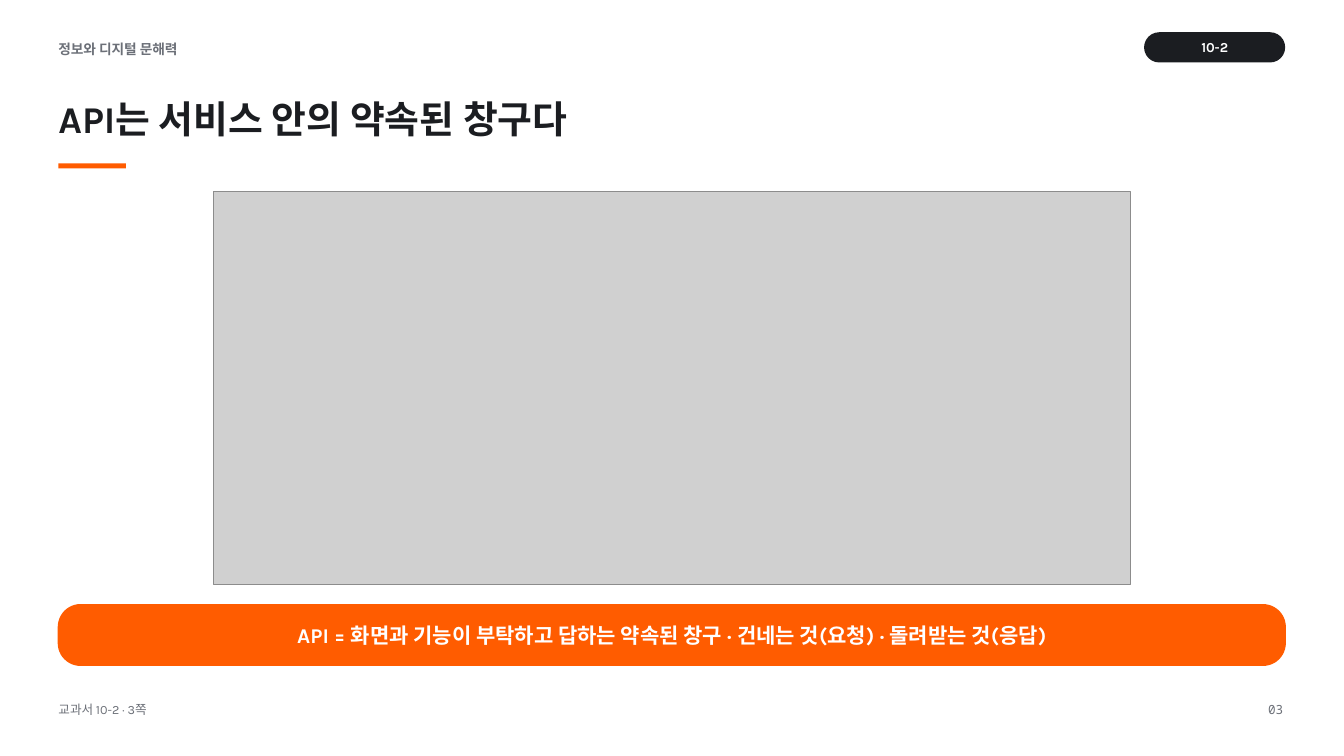
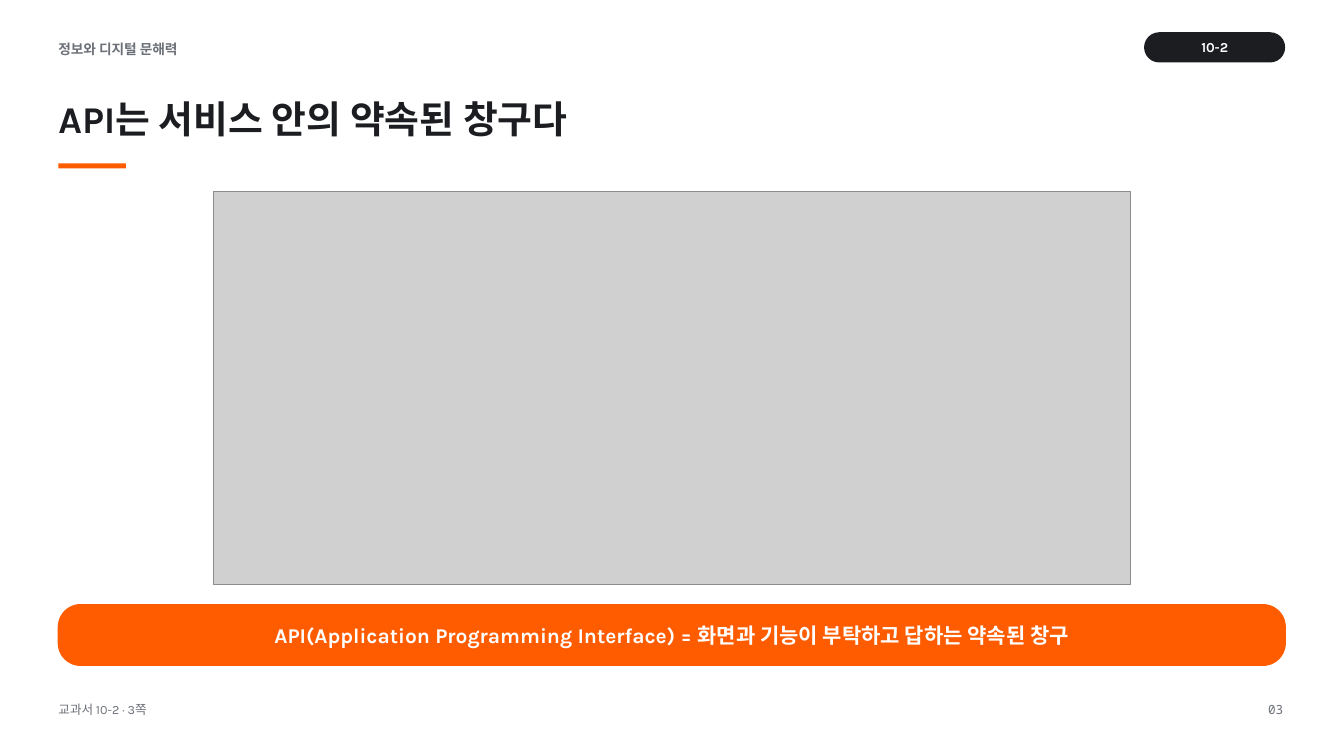
Before and after one commit to vcl-korea/2026-2nd-semester__jdh, a slide deck: slide 3 of 10/ppt/10-2_API와_서브에이전트.pptx. Drawn at 1344x756 pixels with LibreOffice and Linux fonts; fonts in the diff are those of the drawing; grey boxes stand for pictures. Boxes give left, top, right and bottom in pixels: in the first picture for what was removed or moved away, otherwise in the second. Text is boxed around its words. In the diff, an @@ line names an element or a change of style, - is before the commit and + after.

```diff
--- a/10/ppt/10-2_API와_서브에이전트.pptx
+++ b/10/ppt/10-2_API와_서브에이전트.pptx
@@ text at (x1=274, y1=625, x2=1069, y2=649): text changed @@
-API = 화면과 기능이 부탁하고 답하는 약속된 창구 · 건네는 것(요청) · 돌려받는 것(응답)
+API(Application Programming Interface) = 화면과 기능이 부탁하고 답하는 약속된 창구
```
Also in this commit, not shown: 11 other slides changed, 2 slides added, 1 slide removed, 9 other files.
